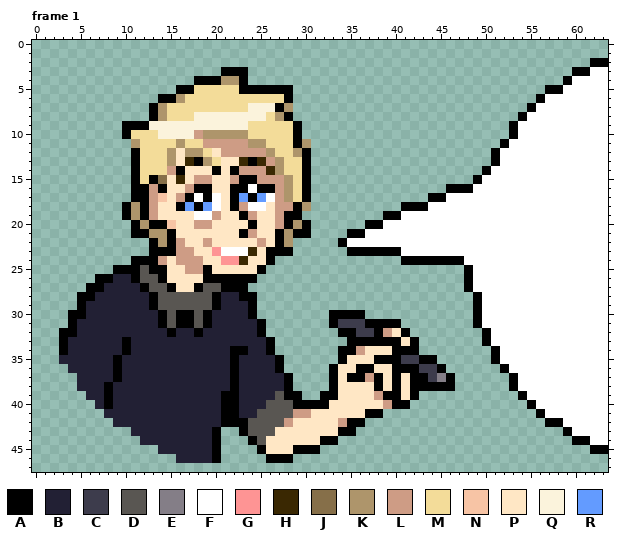
Animated GIF sprite: websiteMeSpeechLeft.gif. Above is the file before it was changed.
The file is 320x240 pixels, drawn in blocks of 5x5; one block is one cell here. Colours within 5 levels of each other are drawn and written as one. Shown: frame 1. The commit also changed other frames, which this record leaves out.
Palette (. is transparent): A #000000  B #222034  C #3d3c4c  D #595652  E #847e87  F #ffffff  G #fe9494  H #3a2802  J #866f49  K #ae956b  L #ce9c85  M #f3dc99  N #f7c4a5  P #ffe7c5  Q #fbf3dc  R #639bff
Pixels before, frame 1 (only the part around the change), first column x 28:
26 ....................AFFFFFF
27 ....................AFFFFFF
28 .....................AFFFFF
29 .....................AFFFFF
30 .....AAAA............AFFFFF
31 .....ACCCAAAA........AFFFFF
32 ......AACCALPA........AFFFF
33 .......AAAAAAPA.......AFFFF
34 ......AALPPPAAA........AFFF
35 ......APPPAAACCAA......AFFF
36 .....APPAAPPAAACCA......AFF
37 A....APAALAPAPAACEA......AF
38 A....APPPPAPAPAAAAA......AF
39 AA..AAPPPPLAAPA...........A
40 DAAAAPPPPPPLAA.............
41 DLLPPPPPPAA................
42 LPPPPPLAA..................
43 PPPPPPAA...................
44 PPPPAA.....................
45 PAAA.......................
46 A..........................
47 ...........................
Now the later version:
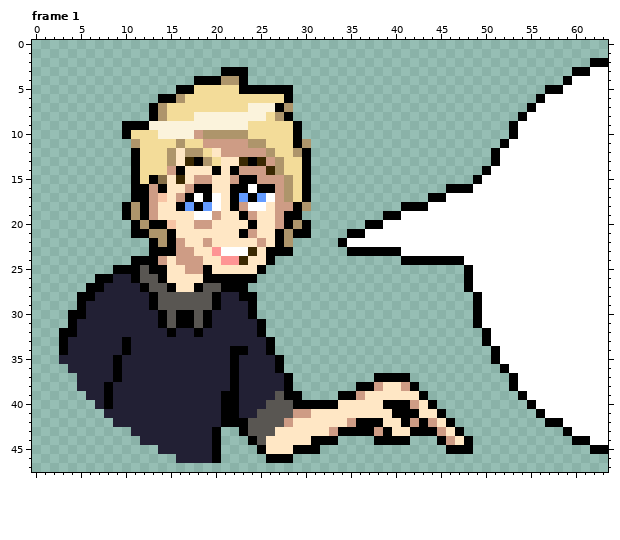
Change:
Changed rows in their new state; - is an unchanged pixel.
Frame 1:
first column x 31:
30 --....------------
31 --........--------
32 ---........-------
33 ----........------
34 ---.........------
35 ---...........----
36 --.............---
37 --.....-A-A.....--
38 --...AAL-PL-....--
39 -..AAL-PPP-PA-----
40 --A-----A--LPA----
41 ------PPPAAAPPA---
42 ---PL-AAPPALALPA--
43 --L--AALAPPAAALPA-
44 A------AAAA---ALPA
45 ---------------AAA
Changed places in both pictures, as pixel boxes (x1, y1, x2, y2):
changed: (311, 310, 473, 454)
